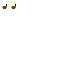
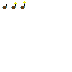
Layers edited between the first and the second 72x72 image:
added layer "Shooting2" above "Layer 1" over 20, 1, 26, 9
